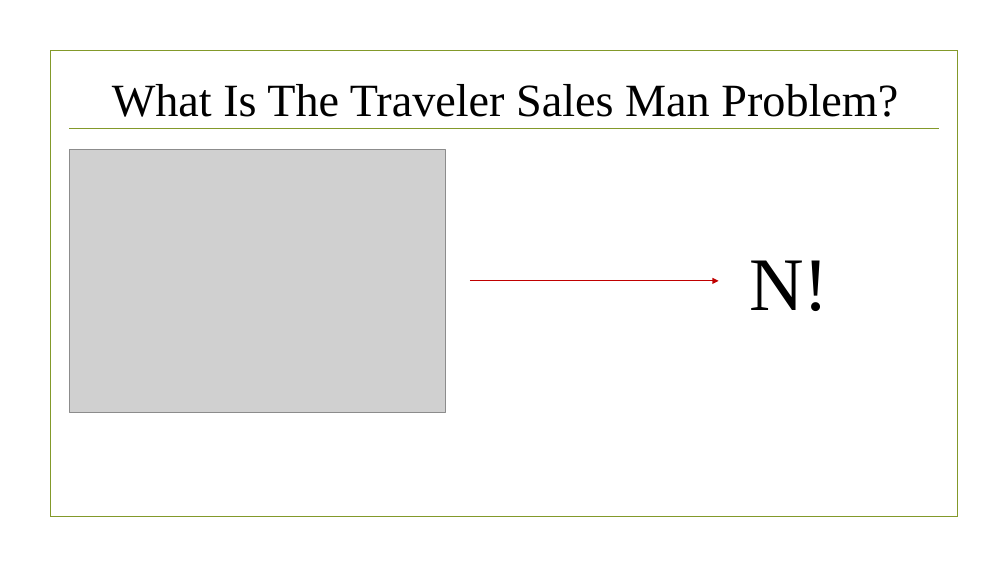
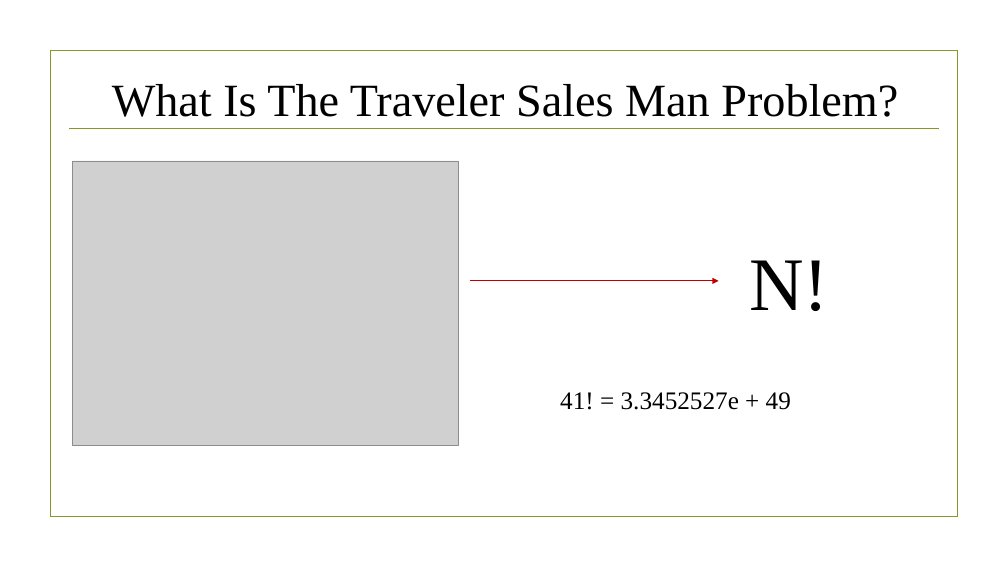
Before and after one commit to lukeclarke12/travellingsalesman, a slide deck: slide 2 of TSP Presentation.pptx. Drawn at 1008x567 pixels with LibreOffice and Linux fonts; fonts in the diff are those of the drawing; grey boxes stand for pictures; background and template pictures are left out. Boxes give left, top, right and bottom in pixels: in the first picture for what was removed or moved away, otherwise in the second. Text is boxed around its words. In the diff, an @@ line names an element or a change of style, - is before the commit and + after.

```diff
--- a/TSP Presentation.pptx
+++ b/TSP Presentation.pptx
@@ picture: place and size @@
-picture at (70, 150, 445, 413)
+picture at (73, 161, 459, 445)
@@ text added at (560, 392, 791, 410), 24 pt, text #000000 @@
+41! = 3.3452527e + 49
```
Also in this commit, not shown: 2 other slides changed, 1 slide added, 2 other files.
